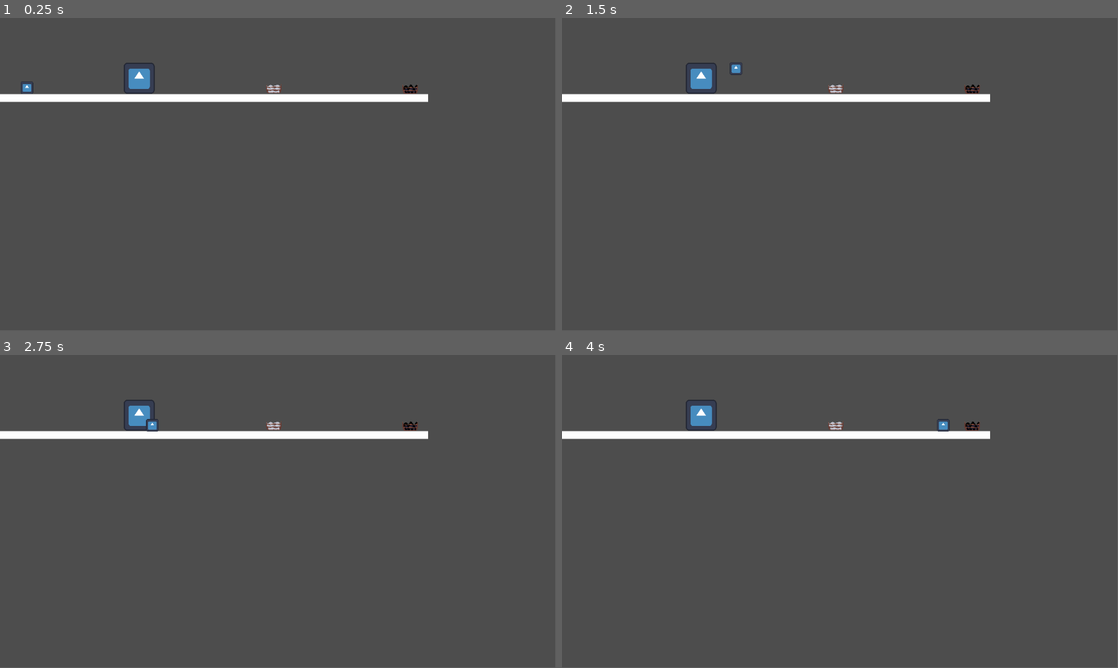
Above: before the commit, frames 1-4 (two rows, left to right).
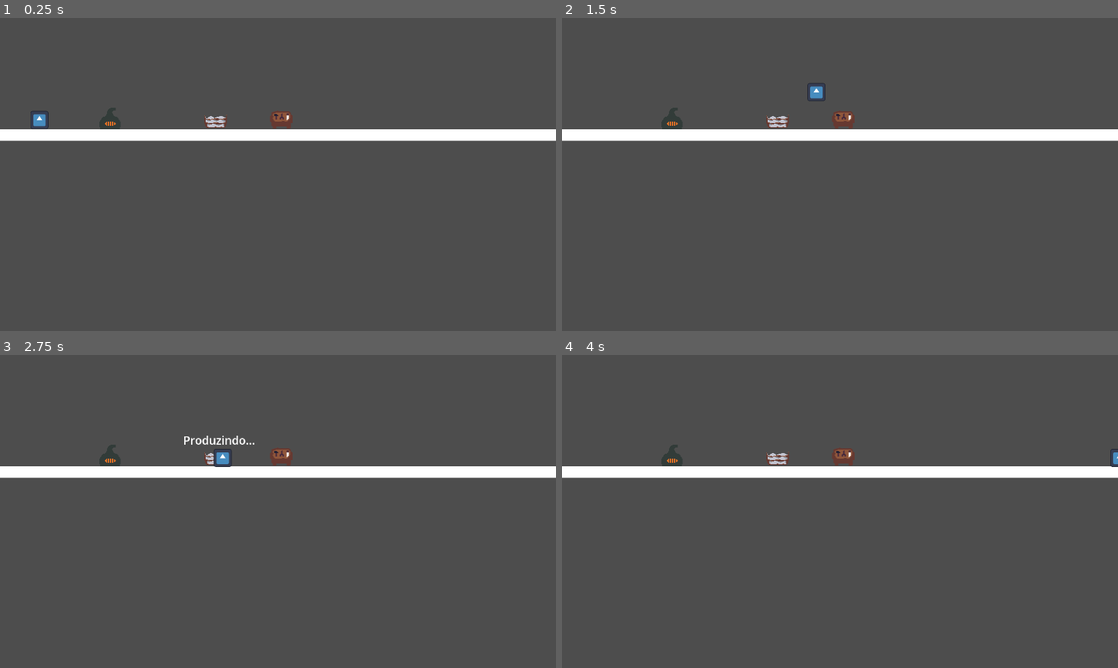
Above: after the commit, the same moments.

Repository: LeonardoSeijiNakayama/DACC_Station2-G1
Game: Godot game, scene res://Stations/placeholders/TesteStations.tscn
Two runs of this game, one before a commit and one after it. Both use one fixed random seed, a clock stepped at 60 frames per second and the inputs below. This scene is started directly instead of the project's main scene. The engine's default icon, where the game draws it, is replaced by a stand-in: a white triangle on a blue panel in a dark square.
Inputs (mouse positions are in pixels of both pictures, inside the frame that each line leads up to):
- Up to frame 1 (0.25 s): no input
- Up to frame 2 (1.5 s): tap Enter (ui_accept) at 0.5 s; move the mouse to (962, 158) at 0.52 s; hold Enter (ui_accept) 0.53-1.28 s; hold D (Direita) from 0.53 s (still down); tap Space (Pulo) at 0.77 s; move the mouse to (728, 190) at 1.27 s; tap Shift (Dash) at 1.35 s
- Up to frame 3 (2.75 s): tap Space (Pulo) at 1.52 s; tap Enter (ui_accept) at 1.55 s; move the mouse to (333, 442) at 2.02 s; release D (Direita) at 2.03 s; hold A (Esquerda) from 2.03 s (still down); hold Enter (ui_accept) from 2.03 s (still down)
- Up to frame 4 (4 s): move the mouse to (812, 574) at 2.77 s; release A (Esquerda) at 2.78 s; release Enter (ui_accept) at 2.78 s; hold D (Direita) from 2.78 s (still down); tap Enter (ui_accept) at 2.85, 3.8 s; tap Space (Pulo) at 3.02, 3.77 s; move the mouse to (1006, 558) at 3.52 s; hold Shift (Dash) from 3.53 s (still down)
In our replay, the window is 799x449 before the commit and 800x450 after it. These sizes can differ from the game's own. Grey fills any space a smaller window leaves; there, only what the larger window draws over its background counts as a difference.

The runs differ from the first frame. In frame 1, 7.0% of the frame differs, in the area x 0-100%, y 14-40%; in frame 2, 6.9%; in frame 3, 7.0%; in frame 4, 6.9%.

Commit message:
Criacao das Stations (Fornalha e Crafting) + Interacoes com o Player

Diff:
--- /dev/null
+++ b/Stations/Bola.tscn
@@ -0,0 +1,31 @@
+[gd_scene format=3 uid="uid://benhvncsq5nbi"]
+
+[ext_resource type="Texture2D" uid="uid://c16bdemr51cut" path="res://Stations/placeholders/bola_ph.png" id="1_voreh"]
+
+[sub_resource type="CapsuleShape2D" id="CapsuleShape2D_k6557"]
+radius = 8.0
+height = 18.0
+
+[sub_resource type="RectangleShape2D" id="RectangleShape2D_y7nhy"]
+size = Vector2(17, 19.5)
+
+[node name="Bola" type="RigidBody2D" unique_id=1892637131]
+collision_layer = 8
+collision_mask = 12
+gravity_scale = 0.4
+freeze_mode = 1
+
+[node name="CollisionShape2D" type="CollisionShape2D" parent="." unique_id=1424631858]
+shape = SubResource("CapsuleShape2D_k6557")
+debug_color = Color(0, 0.5743197, 0.8297416, 0.41960785)
+
+[node name="Sprite2D" type="Sprite2D" parent="." unique_id=890628421]
+texture = ExtResource("1_voreh")
+
+[node name="Area_Bola" type="Area2D" parent="." unique_id=1470044968]
+collision_layer = 8
+collision_mask = 13
+
+[node name="CollisionShape2D" type="CollisionShape2D" parent="Area_Bola" unique_id=1496786681]
+shape = SubResource("RectangleShape2D_y7nhy")
+debug_color = Color(0.8162477, 0.23507977, 0.8199194, 0.41960785)
--- /dev/null
+++ b/Stations/Ferro_Produzido.tscn
@@ -0,0 +1,33 @@
+[gd_scene format=3 uid="uid://cjqka32qr850w"]
+
+[ext_resource type="Texture2D" uid="uid://dn46xbxlmh2m7" path="res://Stations/placeholders/ferro_produzido.png" id="1_0mhql"]
+
+[sub_resource type="CapsuleShape2D" id="CapsuleShape2D_0mhql"]
+radius = 7.0
+height = 18.0
+
+[sub_resource type="RectangleShape2D" id="RectangleShape2D_5mgim"]
+size = Vector2(17, 19.5)
+
+[node name="Ferro_Prod" type="RigidBody2D" unique_id=488153740]
+collision_layer = 8
+collision_mask = 12
+gravity_scale = 0.4
+freeze_mode = 1
+
+[node name="CollisionShape2D" type="CollisionShape2D" parent="." unique_id=1248933643]
+shape = SubResource("CapsuleShape2D_0mhql")
+debug_color = Color(0, 0.5743197, 0.8297416, 0.41960785)
+
+[node name="Sprite2D" type="Sprite2D" parent="." unique_id=1171303840]
+texture = ExtResource("1_0mhql")
+
+[node name="Area_Ferro_Prod" type="Area2D" parent="." unique_id=450295636]
+position = Vector2(1, 0)
+collision_layer = 8
+collision_mask = 13
+
+[node name="CollisionShape2D" type="CollisionShape2D" parent="Area_Ferro_Prod" unique_id=657329968]
+position = Vector2(-0.5, 0)
+shape = SubResource("RectangleShape2D_5mgim")
+debug_color = Color(0.8162477, 0.23507977, 0.8199194, 0.41960785)
--- a/Stations/Fornalha.gd
+++ /dev/null
@@ -1,23 +0,0 @@
-extends Node2D
-
-@onready var botaoSpr = $Botao_Spr
-@onready var label = $Produzindo_Label
-
-# Called when the node enters the scene tree for the first time.
-func _ready() -> void:
-	pass # Replace with function body.
-
-
-# Called every frame. 'delta' is the elapsed time since the previous frame.
-func _process(delta: float) -> void:
-	pass
-
-
-func _on_area_2d_body_entered(body: Node2D) -> void:
-	if body.name == "player":
-		botaoSpr.visible = true
-
-
-func _on_area_2d_body_exited(body: Node2D) -> void:
-	if body.name == "player":
-		botaoSpr.visible = false
--- a/Stations/Fornalha.tscn
+++ b/Stations/Station.tscn
@@ -1,22 +1,23 @@
 [gd_scene format=3 uid="uid://duep6t45g3ar7"]
 
-[ext_resource type="Script" uid="uid://dttw7wfa7hbbh" path="res://Stations/Fornalha.gd" id="1_673f4"]
-[ext_resource type="Texture2D" uid="uid://broq5vvmjixbx" path="res://icon.svg" id="1_j8er0"]
+[ext_resource type="Script" uid="uid://dttw7wfa7hbbh" path="res://Stations/Stations.gd" id="1_673f4"]
+[ext_resource type="Texture2D" uid="uid://csf1w7h2ksou" path="res://Stations/placeholders/fornalaha_ph.png" id="2_m1qa0"]
 [ext_resource type="Texture2D" uid="uid://cdr34el57trl6" path="res://Stations/placeholders/enter_button_ph.png" id="3_m1qa0"]
 
 [sub_resource type="RectangleShape2D" id="RectangleShape2D_673f4"]
 
-[node name="Fornalha" type="Node2D" unique_id=999989629]
+[node name="Station" type="Node2D" unique_id=999989629]
+z_index = -1
 script = ExtResource("1_673f4")
 
 [node name="Area_Fornalha" type="Area2D" parent="." unique_id=1304230538]
+collision_layer = 16
 
 [node name="CollisionShape2D" type="CollisionShape2D" parent="Area_Fornalha" unique_id=624801619]
 shape = SubResource("RectangleShape2D_673f4")
 
 [node name="Fornalha_Spr" type="Sprite2D" parent="Area_Fornalha" unique_id=1497705336]
-scale = Vector2(0.5, 0.5)
-texture = ExtResource("1_j8er0")
+texture = ExtResource("2_m1qa0")
 
 [node name="Botao_Spr" type="Sprite2D" parent="." unique_id=1705063989]
 visible = false
@@ -31,5 +32,10 @@
 offset_bottom = -36.0
 text = "Produzindo..."
 
+[node name="Producao_Timer" type="Timer" parent="." unique_id=2121763740]
+wait_time = 2.0
+one_shot = true
+
 [connection signal="body_entered" from="Area_Fornalha" to="." method="_on_area_2d_body_entered"]
 [connection signal="body_exited" from="Area_Fornalha" to="." method="_on_area_2d_body_exited"]
+[connection signal="timeout" from="Producao_Timer" to="." method="_on_producao_timer_timeout"]
--- /dev/null
+++ b/Stations/Stations.gd
@@ -0,0 +1,59 @@
+extends Node2D
+
+@onready var botaoSpr = $Botao_Spr
+@onready var label = $Produzindo_Label
+@onready var timer = $Producao_Timer
+@onready var stationSpr = $Area_Fornalha/Fornalha_Spr
+@export_enum("Crafting", "Fornalha") var type: int
+
+var can_use = false
+var player_ref: Node
+var ore_ref: Node
+var prod
+var station
+var area_type
+
+# Called when the node enters the scene tree for the first time.
+func _ready() -> void:
+	if type == 0:
+		prod = load("res://Stations/Bola.tscn")
+		station = load("res://Stations/placeholders/crafting_ph.png")
+		area_type = "Area_Ferro_Prod"
+	else:
+		prod = load("res://Stations/Ferro_Produzido.tscn")
+		station = load("res://Stations/placeholders/fornalaha_ph.png")
+		area_type = "Area_Ferro"
+
+	stationSpr.texture = station
+
+# Called every frame. 'delta' is the elapsed time since the previous frame.
+func _process(delta: float) -> void:
+	if can_use and Input.is_action_just_pressed("ui_accept"):
+		ore_ref.queue_free()
+		player_ref.holding = false
+		label.visible = true
+		botaoSpr.visible = false
+		timer.start()
+		can_use = false
+
+
+func _on_area_2d_body_entered(body: Node2D) -> void:
+	if body.name == "player" and body.holding and body.item_hold_id.get_child(2).name == area_type and timer.is_stopped():
+		botaoSpr.visible = true
+		player_ref = body
+		ore_ref = body.item_hold_id
+		can_use = true
+
+
+func _on_area_2d_body_exited(body: Node2D) -> void:
+	if body.name == "player":
+		botaoSpr.visible = false
+		can_use = false
+
+
+func _on_producao_timer_timeout() -> void:
+	label.visible = false
+	var prod_ferro = prod.instantiate()
+	prod_ferro.position = Vector2(position.x, position.y - 20)
+	get_parent().add_child(prod_ferro)
+	print("pronto")
--- a/Stations/placeholders/TesteStations.tscn
+++ b/Stations/placeholders/TesteStations.tscn
@@ -2,7 +2,7 @@
 
 [ext_resource type="Texture2D" uid="uid://b50bmvt4h1vfc" path="res://Stations/placeholders/white_wall_ph.png" id="1_4uf6t"]
 [ext_resource type="PackedScene" uid="uid://btoppmhcvd8gt" path="res://Stations/Mina.tscn" id="2_ml3hp"]
-[ext_resource type="PackedScene" uid="uid://duep6t45g3ar7" path="res://Stations/Fornalha.tscn" id="3_2ib5e"]
+[ext_resource type="PackedScene" uid="uid://duep6t45g3ar7" path="res://Stations/Station.tscn" id="3_2ib5e"]
 [ext_resource type="PackedScene" uid="uid://cekex40d5qa86" path="res://player.tscn" id="4_80hx1"]
 
 [sub_resource type="RectangleShape2D" id="RectangleShape2D_ml3hp"]
@@ -23,14 +23,20 @@
 texture = ExtResource("1_4uf6t")
 
 [node name="MinaCarvao" parent="." unique_id=2038531751 instance=ExtResource("2_ml3hp")]
-position = Vector2(851, 141)
+position = Vector2(826, 140)
 
 [node name="MinaFerro" parent="." unique_id=1199139156 instance=ExtResource("2_ml3hp")]
-position = Vector2(568, 140)
+position = Vector2(306, 140)
 type = 1
 
 [node name="Fornalha" parent="." unique_id=999989629 instance=ExtResource("3_2ib5e")]
-position = Vector2(289, 125)
+z_index = 0
+position = Vector2(156, 142)
+type = 1
+
+[node name="Crafting" parent="." unique_id=1165277787 instance=ExtResource("3_2ib5e")]
+z_index = 0
+position = Vector2(399, 141)
 
 [node name="player" parent="." unique_id=152186675 instance=ExtResource("4_80hx1")]
 position = Vector2(56, 116)
--- a/player.gd
+++ b/player.gd
@@ -9,11 +9,13 @@
 var esta_na_escada = false
 var escalando = false
 
+#Segura Itens
 @onready var area = $Area_Player
 var can_hold = false
-var holding = false
-var item_hold_id = ""
+@export var holding = false
+@export var item_hold_id: Node
 var item_nexto = ""
+const itens_grupo = ["Area_Carvao", "Area_Ferro", "Area_Bola", "Area_Ferro_Prod"]
 
 func _physics_process(delta: float) -> void:
 	# Adiciona a gravidade
@@ -74,15 +76,17 @@
 			item_hold_id.position.y = position.y - 30
 			if Input.is_action_just_pressed("ui_accept"):
 				item_hold_id.freeze = false
-				item_hold_id = ""
+				item_hold_id = null
 				holding = false
 
 		false:
 			if area.has_overlapping_areas():
 				for item in area.get_overlapping_areas():
-					if item.name == "Area_Carvao" or item.name == "Area_Ferro":
+					if item.name in itens_grupo:
 						can_hold = true
 						item_hold_id = item.get_parent()
+			else:
+				can_hold = false
 
 			if can_hold:
 				if Input.is_action_just_pressed("ui_accept"):
--- a/player.tscn
+++ b/player.tscn
@@ -31,5 +31,3 @@
 debug_color = Color(0.8765736, 0.00041738988, 0.8339862, 0.41960785)
 
 [connection signal="timeout" from="Dash_timer" to="." method="_on_timer_timeout"]
-[connection signal="area_entered" from="Area_Player" to="." method="_on_area_2d_area_entered"]
-[connection signal="area_exited" from="Area_Player" to="." method="_on_area_player_area_exited"]
--- a/project.godot
+++ b/project.godot
@@ -14,6 +14,10 @@
 run/main_scene="uid://btoppmhcvd8gt"
 config/features=PackedStringArray("4.6", "Forward Plus")
 config/icon="res://icon.svg"
+
+[display]
+
+window/stretch/scale=1.46
 
 [input]
 
Renamed: Stations/Fornalha.gd.uid -> Stations/Stations.gd.uid
Binary file added: Stations/placeholders/bola_ph.png
Not shown, added: Stations/placeholders/bola_ph.png.import
Binary file added: Stations/placeholders/crafting_ph.png
Not shown, added: Stations/placeholders/crafting_ph.png.import
Binary file added: Stations/placeholders/ferro_produzido.png
Not shown, added: Stations/placeholders/ferro_produzido.png.import
Binary file added: Stations/placeholders/fornalaha_ph.png
Not shown, added: Stations/placeholders/fornalaha_ph.png.import
